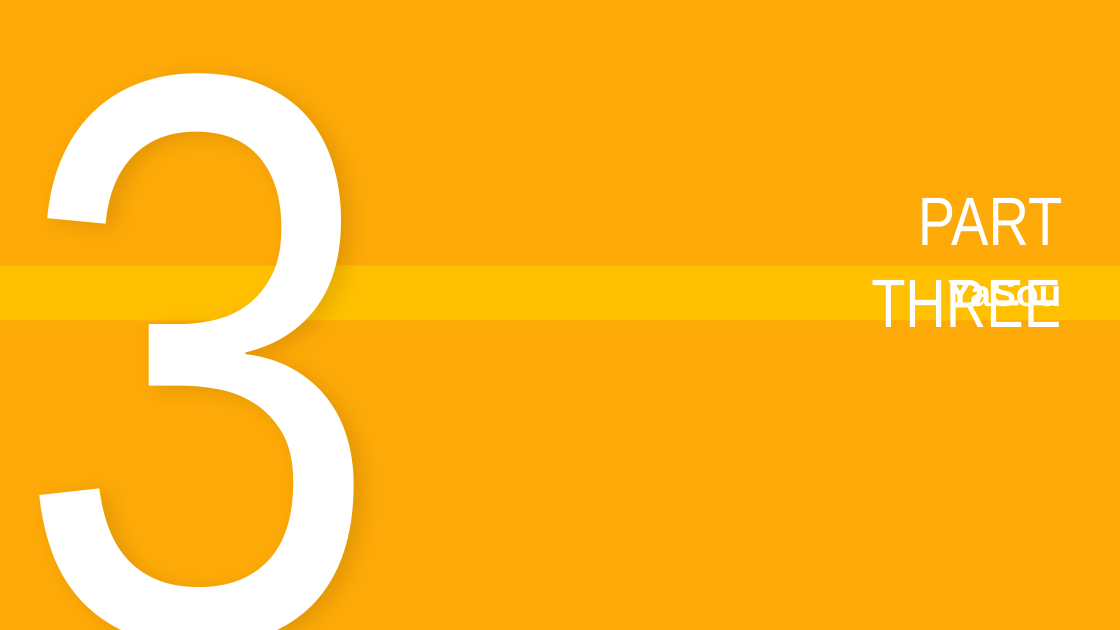
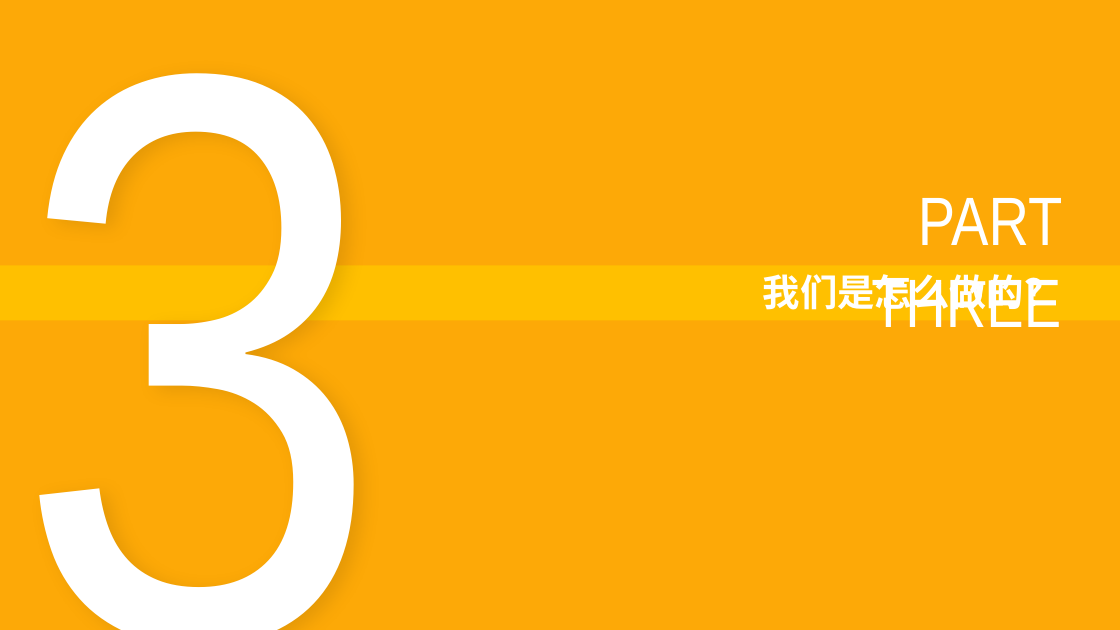
Before and after one commit to AndyShen105/aep-kv, a slide deck: slide 12 of doc/基于AEP的可持久化KV存储.pptx (slide 8 before the commit). Drawn at 1120x630 pixels with LibreOffice and Linux fonts; fonts in the diff are those of the drawing. Boxes give left, top, right and bottom in pixels: in the first picture for what was removed or moved away, otherwise in the second. Text is boxed around its words. In the diff, an @@ line names an element or a change of style, - is before the commit and + after.

```diff
--- a/doc/基于AEP的可持久化KV存储.pptx
+++ b/doc/基于AEP的可持久化KV存储.pptx
@@ text at [763,274,1062,316]: text changed @@
-YaSou
+我们是怎么做的？
```
Also in this commit, not shown: 5 other slides changed, 16 slides added, 6 slides removed, 1 other file.
